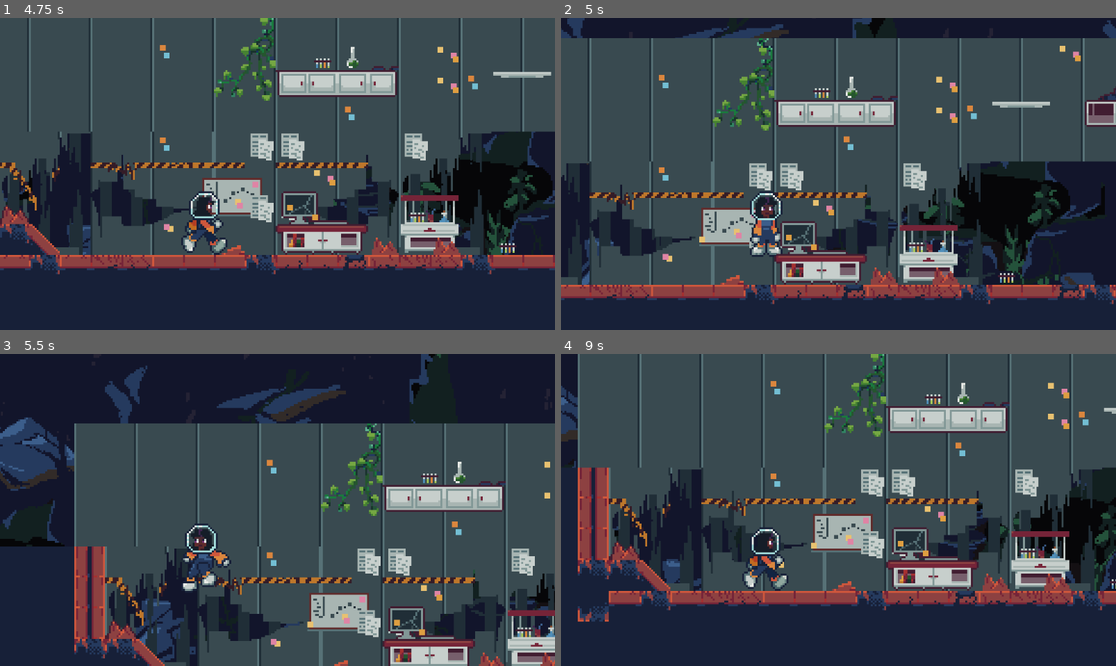
Above: before the commit, frames 1-4 (two rows, left to right).
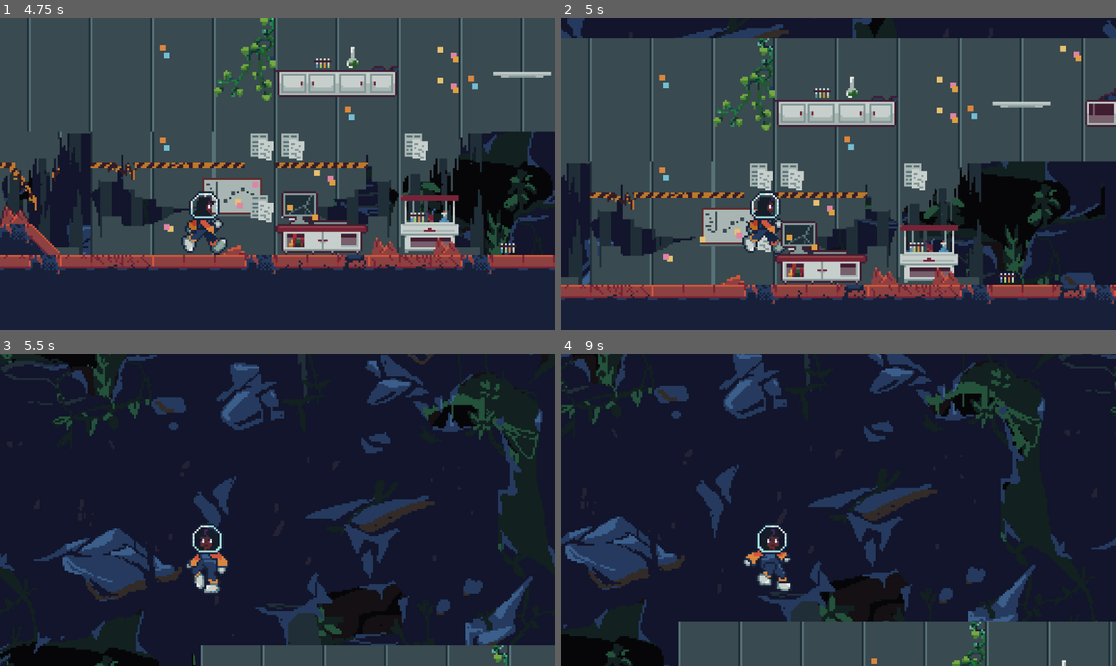
Above: after the commit, the same moments.

Repository: MikeyFJr/SpacedOut
Game: Godot game, scene res://Scenes/UI/menu_main.tscn
Two runs of this game, one before a commit and one after it. Both use one fixed random seed, a clock stepped at 60 frames per second and the inputs below.
Inputs (mouse positions are in pixels of both pictures, inside the frame that each line leads up to):
- Up to frame 1 (4.75 s): click "Start >" at 0.5 s; tap Enter (ui_accept) at 1.25 s; move the mouse to (399, 158) at 1.27 s; hold Right (move_right) 1.28-2.78 s; tap Shift (boost) at 1.35, 3.05, 3.6 s; tap Space (jump) at 1.52, 1.82, 2.27, 2.3, 2.57, 2.85, 3.77, 4.07, 4.52, 4.55 s; tap E (dash, bound only after the commit) at 1.55, 2.1, 3.8 s; move the mouse to (166, 189) at 2.02 s; move the mouse to (333, 105) at 2.77 s; hold Left (move_left) 2.78-3.53 s; move the mouse to (249, 236) at 3.52 s; hold Right (move_right) from 3.53 s (still down); move the mouse to (444, 220) at 4.27 s; hold Down (fast_fall) from 4.28 s (still down)
- Up to frame 2 (5 s): keep holding Right (move_right); keep holding Down (fast_fall); tap Space (jump) at 4.82 s
- Up to frame 3 (5.5 s): move the mouse to (111, 463) at 5.02 s; release Right (move_right) at 5.03 s; release Down (fast_fall) at 5.03 s; hold Left (move_left) from 5.03 s (still down); tap E (dash, bound only after the commit) at 5.1 s; tap Space (jump) at 5.27 s; tap Shift (boost) at 5.3 s
- Up to frame 4 (9 s): tap Space (jump) at 5.57, 6.77, 6.8, 7.07, 7.35, 7.52, 7.82, 8.27, 8.57 s; move the mouse to (866, 510) at 5.77 s; release Left (move_left) at 5.78 s; hold Right (move_right) 5.78-6.53 s; tap Shift (boost) at 5.85, 7.55, 8.1 s; tap E (dash, bound only after the commit) at 6.05, 6.6, 8.3 s; move the mouse to (755, 432) at 6.52 s; hold Left (move_left) 6.53-8.03 s; move the mouse to (960, 494) at 7.27 s; move the mouse to (727, 525) at 8.02 s; hold Right (move_right) from 8.03 s (still down); move the mouse to (894, 441) at 8.77 s; hold Down (fast_fall) from 8.78 s (still down)

Frame 1 is identical in both runs. In frame 2, 3.6% of the frame differs, in the area x 0-100%, y 6-92%; in frame 3, 67%; in frame 4, 81%, in the area x 0-100%, y 0-100%.

Commit message:
Makes boost more reliable, adds a dash (e) and keeping track in global state.

Diff:
--- a/so-godot-project/Scenes/Characters/stella_main.tscn
+++ b/so-godot-project/Scenes/Characters/stella_main.tscn
@@ -123,3 +123,8 @@
 visibility_layer = 3
 position = Vector2(0, -16)
 shape = SubResource("CapsuleShape2D_g2imu")
+
+[node name="DashDurationTimer" type="Timer" parent="."]
+wait_time = 0.3
+
+[connection signal="timeout" from="DashDurationTimer" to="." method="_on_dash_duration_timer_timeout"]
--- a/so-godot-project/Scenes/UI/open_menu.tscn
+++ b/so-godot-project/Scenes/UI/open_menu.tscn
@@ -121,6 +121,90 @@
 "values": [Vector2(300, 162)]
 }
 
+[sub_resource type="Animation" id="Animation_4nwwx"]
+resource_name = "hide_inventory"
+length = 0.3
+tracks/0/type = "value"
+tracks/0/imported = false
+tracks/0/enabled = true
+tracks/0/path = NodePath("../../../..:visible")
+tracks/0/interp = 1
+tracks/0/loop_wrap = true
+tracks/0/keys = {
+"times": PackedFloat32Array(0, 0.3),
+"transitions": PackedFloat32Array(1, 1),
+"update": 1,
+"values": [true, false]
+}
+tracks/1/type = "value"
+tracks/1/imported = false
+tracks/1/enabled = true
+tracks/1/path = NodePath("../../../..:position")
+tracks/1/interp = 1
+tracks/1/loop_wrap = true
+tracks/1/keys = {
+"times": PackedFloat32Array(0, 0.3),
+"transitions": PackedFloat32Array(1, 1),
+"update": 0,
+"values": [Vector2(300, 162), Vector2(312.656, -492)]
+}
+
+[sub_resource type="Animation" id="Animation_orgok"]
+resource_name = "hide_menu"
+length = 0.3
+tracks/0/type = "value"
+tracks/0/imported = false
+tracks/0/enabled = true
+tracks/0/path = NodePath("../../../../../Menu:visible")
+tracks/0/interp = 1
+tracks/0/loop_wrap = true
+tracks/0/keys = {
+"times": PackedFloat32Array(0, 0.3),
+"transitions": PackedFloat32Array(1, 1),
+"update": 1,
+"values": [true, false]
+}
+tracks/1/type = "value"
+tracks/1/imported = false
+tracks/1/enabled = true
+tracks/1/path = NodePath("../../../../../Menu:position")
+tracks/1/interp = 1
+tracks/1/loop_wrap = true
+tracks/1/keys = {
+"times": PackedFloat32Array(0, 0.3),
+"transitions": PackedFloat32Array(1, 1),
+"update": 0,
+"values": [Vector2(486.5, 234), Vector2(486.5, -351)]
+}
+
+[sub_resource type="Animation" id="Animation_eco8e"]
+resource_name = "show_inventory"
+length = 0.3
+tracks/0/type = "value"
+tracks/0/imported = false
+tracks/0/enabled = true
+tracks/0/path = NodePath("../../../..:visible")
+tracks/0/interp = 1
+tracks/0/loop_wrap = true
+tracks/0/keys = {
+"times": PackedFloat32Array(0, 0.3),
+"transitions": PackedFloat32Array(1, 1),
+"update": 1,
+"values": [true, true]
+}
+tracks/1/type = "value"
+tracks/1/imported = false
+tracks/1/enabled = true
+tracks/1/path = NodePath("../../../..:position")
+tracks/1/interp = 1
+tracks/1/loop_wrap = true
+tracks/1/keys = {
+"times": PackedFloat32Array(0, 0.3),
+"transitions": PackedFloat32Array(1, 1),
+"update": 0,
+"values": [Vector2(300, -503), Vector2(300, 162)]
+}
+
 [sub_resource type="Animation" id="Animation_g3v6p"]
 resource_name = "show_menu"
 length = 0.3
@@ -147,90 +231,6 @@
 "transitions": PackedFloat32Array(1, 1),
 "update": 0,
 "values": [Vector2(489.462, -330), Vector2(486.5, 234)]
-}
-
-[sub_resource type="Animation" id="Animation_orgok"]
-resource_name = "hide_menu"
-length = 0.3
-tracks/0/type = "value"
-tracks/0/imported = false
-tracks/0/enabled = true
-tracks/0/path = NodePath("../../../../../Menu:visible")
-tracks/0/interp = 1
-tracks/0/loop_wrap = true
-tracks/0/keys = {
-"times": PackedFloat32Array(0, 0.3),
-"transitions": PackedFloat32Array(1, 1),
-"update": 1,
-"values": [true, false]
-}
-tracks/1/type = "value"
-tracks/1/imported = false
-tracks/1/enabled = true
-tracks/1/path = NodePath("../../../../../Menu:position")
-tracks/1/interp = 1
-tracks/1/loop_wrap = true
-tracks/1/keys = {
-"times": PackedFloat32Array(0, 0.3),
-"transitions": PackedFloat32Array(1, 1),
-"update": 0,
-"values": [Vector2(486.5, 234), Vector2(486.5, -351)]
-}
-
-[sub_resource type="Animation" id="Animation_eco8e"]
-resource_name = "show_inventory"
-length = 0.3
-tracks/0/type = "value"
-tracks/0/imported = false
-tracks/0/enabled = true
-tracks/0/path = NodePath("../../../..:visible")
-tracks/0/interp = 1
-tracks/0/loop_wrap = true
-tracks/0/keys = {
-"times": PackedFloat32Array(0, 0.3),
-"transitions": PackedFloat32Array(1, 1),
-"update": 1,
-"values": [true, true]
-}
-tracks/1/type = "value"
-tracks/1/imported = false
-tracks/1/enabled = true
-tracks/1/path = NodePath("../../../..:position")
-tracks/1/interp = 1
-tracks/1/loop_wrap = true
-tracks/1/keys = {
-"times": PackedFloat32Array(0, 0.3),
-"transitions": PackedFloat32Array(1, 1),
-"update": 0,
-"values": [Vector2(300, -503), Vector2(300, 162)]
-}
-
-[sub_resource type="Animation" id="Animation_4nwwx"]
-resource_name = "hide_inventory"
-length = 0.3
-tracks/0/type = "value"
-tracks/0/imported = false
-tracks/0/enabled = true
-tracks/0/path = NodePath("../../../..:visible")
-tracks/0/interp = 1
-tracks/0/loop_wrap = true
-tracks/0/keys = {
-"times": PackedFloat32Array(0, 0.3),
-"transitions": PackedFloat32Array(1, 1),
-"update": 1,
-"values": [true, false]
-}
-tracks/1/type = "value"
-tracks/1/imported = false
-tracks/1/enabled = true
-tracks/1/path = NodePath("../../../..:position")
-tracks/1/interp = 1
-tracks/1/loop_wrap = true
-tracks/1/keys = {
-"times": PackedFloat32Array(0, 0.3),
-"transitions": PackedFloat32Array(1, 1),
-"update": 0,
-"values": [Vector2(300, 162), Vector2(312.656, -492)]
 }
 
 [sub_resource type="AnimationLibrary" id="AnimationLibrary_vhmr6"]
--- a/so-godot-project/Scripts/Managers/Global_state.gd
+++ b/so-godot-project/Scripts/Managers/Global_state.gd
@@ -2,6 +2,8 @@
 #Global to hold boosts, tracking item pickup, etc
 
 var boosts_available = 10
+var dashes_available = 10
+#maybe this can be changed at the begginning of each level calling it?
 var dialogue_active = false #used to "pause" movement while dialogue happening
 							#since get tree pause() will stop music
 
--- a/so-godot-project/Scripts/Player/stella_script.gd
+++ b/so-godot-project/Scripts/Player/stella_script.gd
@@ -40,8 +40,11 @@
 var coyote_jump_available := true
 var horizontal_input
 
+var is_dashing = false
+const DASH_SPEED = 2
+var can_dash = true
 
-
+@onready var dash_duration_timer = $DashDurationTimer
 
 #@onready var anim_player: AnimationPlayer = $AnimationPlayer
 
@@ -63,68 +66,69 @@
 	return true
 
 func _physics_process(delta) -> void:
-	#anim_player.play("idle")
 	# Get inputs
 	#print("velocity:",velocity.y)
 	if GlobalState.dialogue_active:
 		return
+
 	horizontal_input = Input.get_axis("move_left", "move_right")
 	var jump_attempted := Input.is_action_just_pressed("jump")
-	var boost_attempted :=Input.is_action_just_pressed("boost")
+	var boost_attempted := Input.is_action_just_pressed("boost")
+	var dash_attempted = (horizontal_input != 0 and Input.is_action_just_pressed("dash"))
 
-	# Add the gravity and handle jumping
+	# Boost Jump (Up + Boost)
+	if boost_attempted and GlobalState.boosts_available > 0 :
+		if DEBUG: print("Boost jump triggered")
+		velocity.y = BOOST_VELOCITY
+		GlobalState.boosts_available -= 1
+		if DEBUG: print("Boosts available ", GlobalState.boosts_available)
+
+	# Dash
+	elif dash_attempted and GlobalState.dashes_available > 0:
+#		can dash coulddd be used to limit the amt of times dashed, but i think we are going to limit that
+#		with an actual number, so maybe a puzzle requires you to use two dashes at once?
+#add in a global var for number of dashes
+		is_dashing = true
+		#can_dash = false
+		direction = sign(horizontal_input)
+		dash_duration_timer.start()
+		GlobalState.dashes_available -= 1
+		if DEBUG: print("Dash triggered, Dashes available ",GlobalState.dashes_available)
+
+	# Apply jump or buffered jump
 	if jump_attempted or input_buffer.time_left > 0:
-		if coyote_jump_available: # If jumping on the ground
-			velocity.y = JUMP_VELOCITY
+		if is_on_floor() or coyote_jump_available:
+			velocity.y = -450.0
 			coyote_jump_available = false
-		elif is_on_wall() and horizontal_input != 0: # If jumping off a wall
-			velocity.y = WALL_JUMP_VELOCITY
-			velocity.x = WALL_JUMP_PUSHBACK * -sign(horizontal_input)
-		elif jump_attempted: # Queue input buffer if jump was attempted
+		elif is_on_wall() and horizontal_input != 0:
+			velocity.y = -300.0
+			velocity.x = 300.0 * -sign(horizontal_input)
+		elif jump_attempted:
 			input_buffer.start()
 
-	if boost_attempted and GlobalState.boosts_available >0 :
-		if DEBUG: print("Boost tried")
-		velocity.y += BOOST_VELOCITY
-		GlobalState.boosts_available -=1
-		if DEBUG: print("Boosts available ",GlobalState.boosts_available)
-
-	# Shorten jump if jump key is released
-	if Input.is_action_just_released("jump") and velocity.y < 0:
-		velocity.y = JUMP_VELOCITY / 4
-
-
-	# Apply gravity and reset coyote jump
+	# Gravity and floor reset
 	if is_on_floor():
 		coyote_jump_available = true
+		#can_dash = true
 		coyote_timer.stop()
+	elif not is_dashing:
+		velocity.y += get_gravity_now() * delta
+		if coyote_jump_available and coyote_timer.is_stopped():
+			coyote_timer.start()
+
+	# Apply horizontal movement, only if not dashing
+	if is_dashing:
+		velocity.x = direction * SPEED * DASH_SPEED
 	else:
-		if coyote_jump_available:
-			if coyote_timer.is_stopped():
-				coyote_timer.start()
-		velocity.y += get_gravity_now(horizontal_input) * delta
-
-	# HYandle horizontal motion and friction
-	var floor_damping := 1.0 if is_on_floor() else 0.5 # Set floor damping, friction is less when in air
-
-	if horizontal_input and jump_attempted and not boost_attempted:
-		velocity.x = (horizontal_input * SPEED/4)
-	elif horizontal_input:
-		velocity.x = horizontal_input * SPEED
-	else:
-		velocity.x = move_toward(velocity.x, 0, (FRICTION * delta) * floor_damping)
-
-#	cant tell which way I want to do it
-
-	#if horizontal_input:
-		#velocity.x = move_toward(velocity.x, horizontal_input * SPEED, ACCELERATION * delta)
-	#else:
-		#velocity.x = move_toward(velocity.x, 0, (FRICTION * delta) * floor_damping)
+		if horizontal_input:
+			velocity.x = horizontal_input * SPEED
+		else:
+			velocity.x = move_toward(velocity.x, 0, 1700.0 * delta)
 
 	# Apply velocity
 	move_and_slide()
 
-## Returns the gravity based on the state of the player
+# Returns the gravity based on the state of the player
 func get_gravity_now(input_dir : float = 0) -> float:
 	if Input.is_action_pressed("fast_fall"):
 		return FAST_FALL_GRAVITY
@@ -132,6 +136,12 @@
 		return WALL_GRAVITY
 	return GRAVITY if velocity.y < 0 else FALL_GRAVITY
 
-## Reset coyote jump
+# Reset coyote jump
 func coyote_timeout() -> void:
 	coyote_jump_available = false
+
+
+#duration for how long dash is
+func _on_dash_duration_timer_timeout() -> void:
+	is_dashing = false
+	dash_duration_timer.stop()
--- a/so-godot-project/project.godot
+++ b/so-godot-project/project.godot
@@ -36,9 +36,7 @@
 }
 jump={
 "deadzone": 0.5,
-"events": [Object(InputEventKey,"resource_local_to_scene":fa …(140 unchanged characters)… d":false,"keycode":0,"physical_keycode":87,"key_label":0,"unicode":119,"location":0,"echo":false,"script":null)
-, Object(InputEventKey,"resource_local_to_scene":false,"resource_name":"","device":-1,"window_id":0,"alt_pressed":false,"shift_pressed":false,"ctrl_pressed":false,"meta_pressed":false,"pressed":false,"keycode":0,"physical_keycode":4194320,"key_label":0,"unicode":0,"location":0,"echo":false,"script":null)
-, Object(InputEventKey,"resource_local_to_scene":false,"resource_name":"","device":-1,"window_id":0,"alt_pressed":false,"shift_pressed":false,"ctrl_pressed":false,"meta_pressed":false,"pressed":false,"keycode":0,"physical_keycode":32,"key_label":0,"unicode":32,"location":0,"echo":false,"script":null)
+"events": [Object(InputEventKey,"resource_local_to_scene":fa …(140 unchanged characters)… d":false,"keycode":0,"physical_keycode":32,"key_label":0,"unicode":32,"location":0,"echo":false,"script":null)
 ]
 }
 boost={
@@ -52,6 +50,18 @@
 , Object(InputEventKey,"resource_local_to_scene":false,"resource_name":"","device":-1,"window_id":0,"alt_pressed":false …(183 unchanged characters)…
 ]
 }
+move_up={
+"deadzone": 0.5,
+"events": [Object(InputEventKey,"resource_local_to_scene":false,"resource_name":"","device":-1,"window_id":0,"alt_pressed":false,"shift_pressed":false,"ctrl_pressed":false,"meta_pressed":false,"pressed":false,"keycode":0,"physical_keycode":4194320,"key_label":0,"unicode":0,"location":0,"echo":false,"script":null)
+, Object(InputEventKey,"resource_local_to_scene":false,"resource_name":"","device":-1,"window_id":0,"alt_pressed":false,"shift_pressed":false,"ctrl_pressed":false,"meta_pressed":false,"pressed":false,"keycode":0,"physical_keycode":87,"key_label":0,"unicode":119,"location":0,"echo":false,"script":null)
+]
+}
+dash={
+"deadzone": 0.5,
+"events": [Object(InputEventKey,"resource_local_to_scene":false,"resource_name":"","device":-1,"window_id":0,"alt_pressed":false,"shift_pressed":false,"ctrl_pressed":false,"meta_pressed":false,"pressed":false,"keycode":0,"physical_keycode":69,"key_label":0,"unicode":101,"location":0,"echo":false,"script":null)
+, Object(InputEventKey,"resource_local_to_scene":false,"resource_name":"","device":-1,"window_id":0,"alt_pressed":false,"shift_pressed":false,"ctrl_pressed":false,"meta_pressed":false,"pressed":false,"keycode":0,"physical_keycode":4194326,"key_label":0,"unicode":0,"location":0,"echo":false,"script":null)
+]
+}
 
 [layer_names]
 
